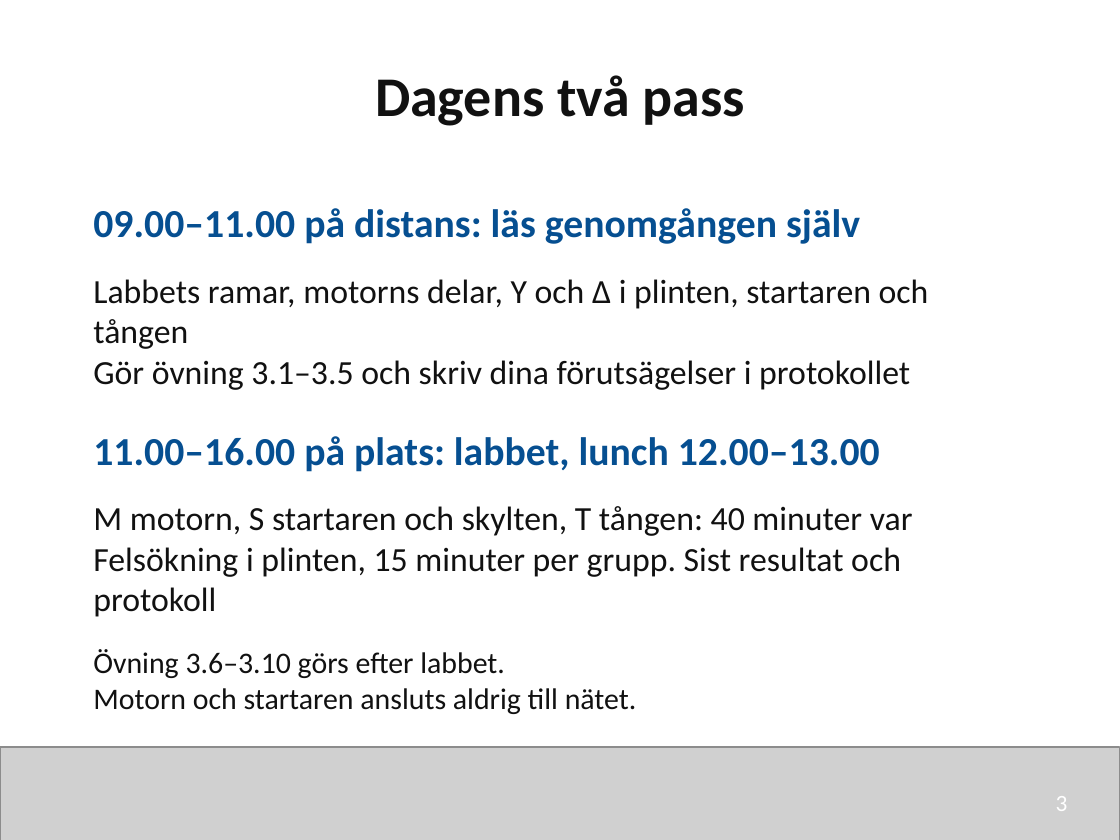
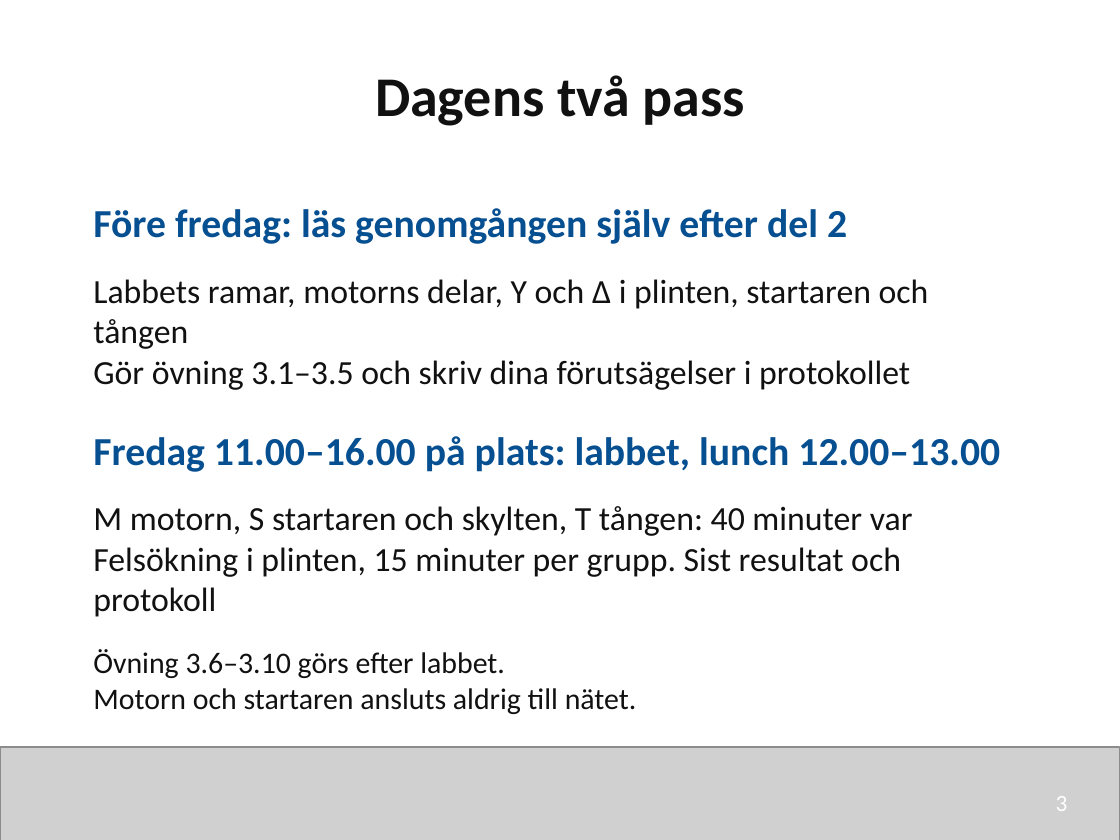
Before and after one commit to nj22az/nj22az.github.io, a slide deck: slide 3 of sjoskolan/vecka-41/aktuell/v41_03_Fysisk_traff_och_matning_elev.pptx. Drawn at 1120x840 pixels with LibreOffice and Linux fonts; fonts in the diff are those of the drawing; grey boxes stand for pictures. Boxes give left, top, right and bottom in pixels: in the first picture for what was removed or moved away, otherwise in the second. Text is boxed around its words. In the diff, an @@ line names an element or a change of style, - is before the commit and + after.

```diff
--- a/sjoskolan/vecka-41/aktuell/v41_03_Fysisk_traff_och_matning_elev.pptx
+++ b/sjoskolan/vecka-41/aktuell/v41_03_Fysisk_traff_och_matning_elev.pptx
@@ text at bbox=[93, 208, 847, 244]: text changed @@
-09.00–11.00 på distans: läs genomgången själv
+Före fredag: läs genomgången själv efter del 2
@@ text at bbox=[93, 436, 1000, 472]: text changed @@
-11.00–16.00 på plats: labbet, lunch 12.00–13.00
+Fredag 11.00–16.00 på plats: labbet, lunch 12.00–13.00
```
Also in this commit, not shown: 11 other files.
